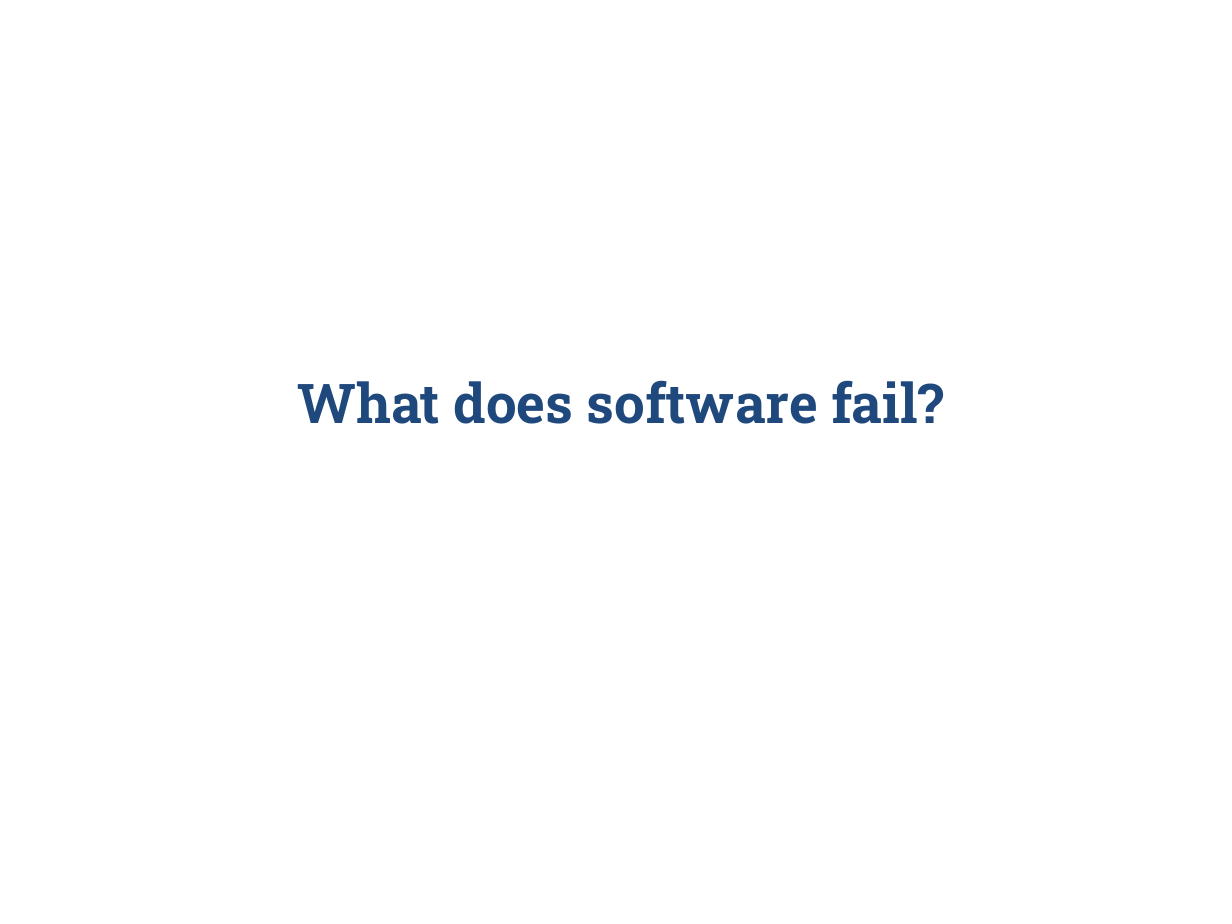
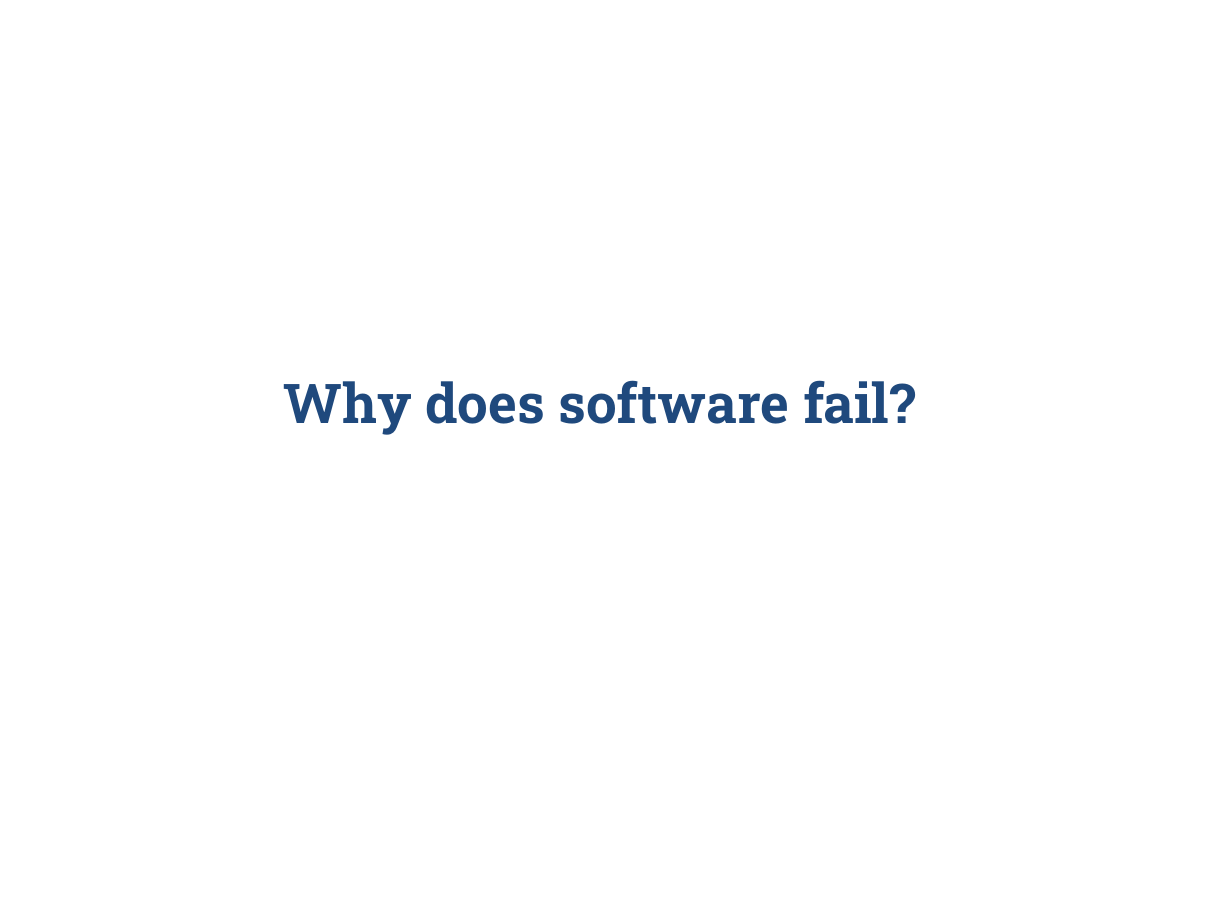
Before and after one commit to zarras/myy803-slides, a slide deck: slide 3 of 6-SoftEng-Testing.ppt. Drawn at 1232x924 pixels with LibreOffice and Linux fonts; fonts in the diff are those of the drawing. Boxes give left, top, right and bottom in pixels: in the first picture for what was removed or moved away, otherwise in the second. Text is boxed around its words. In the diff, an @@ line names an element or a change of style, - is before the commit and + after.

```diff
--- a/6-SoftEng-Testing.ppt
+++ b/6-SoftEng-Testing.ppt
@@ text at (x1=284, y1=380, x2=915, y2=435): text changed @@
-What does software fail?
+Why does software fail?
```
Also in this commit, not shown: 1 other slide changed, 6 other files.
